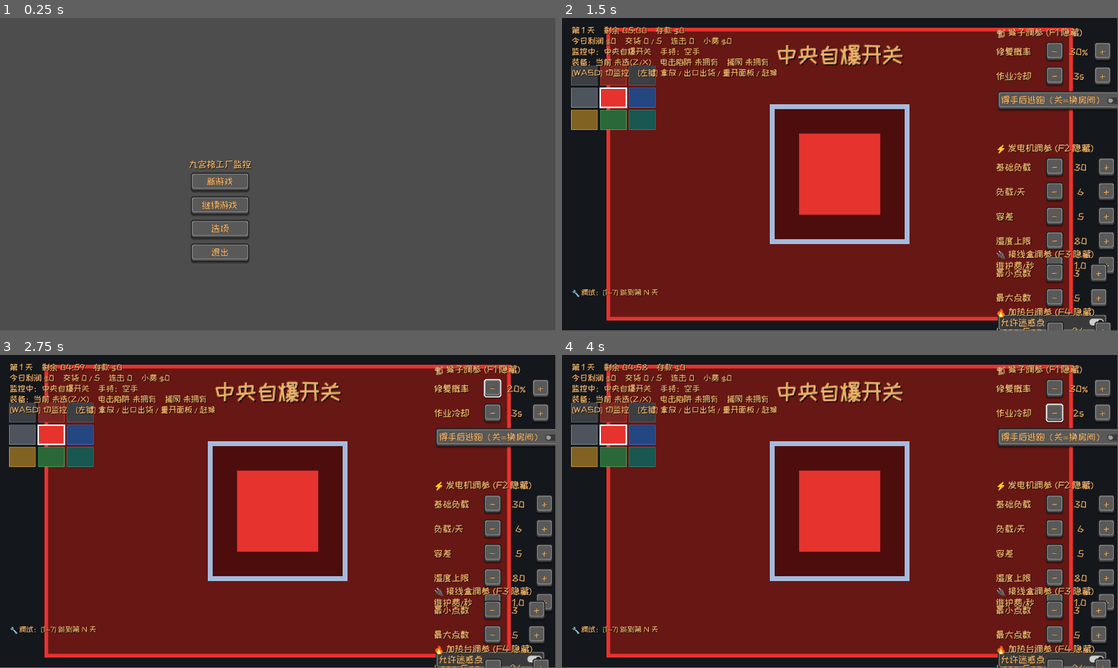
Above: before the commit, frames 1-4 (two rows, left to right).
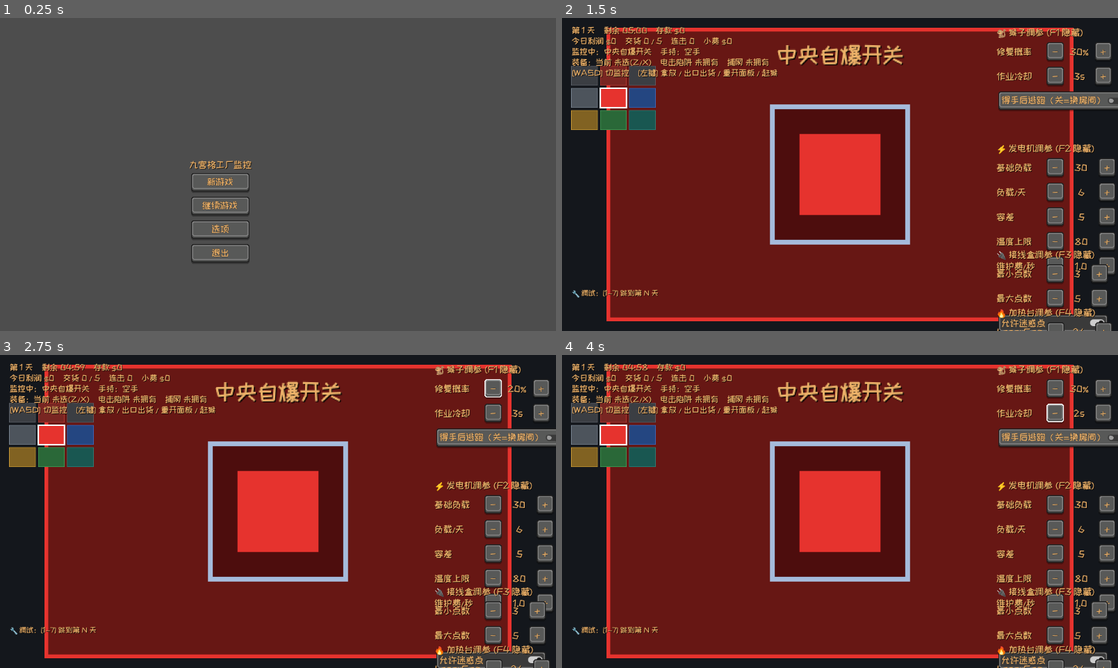
Above: after the commit, the same moments.

Repository: Zhi-Liao-jz/gamejam
Game: Godot game, scene res://scenes/menu/main_menu.tscn
The game is run twice, just before and just after one commit, with the same random seed, the same clock (stepped at 60 frames per second) and the same inputs.
Inputs:
- Up to frame 1 (0.25 s): no input
- Up to frame 2 (1.5 s): click "新游戏" at 0.5 s; click "Day 1 未通关 最高利润 $0 产品出口、三色交货点、…" at 1.25 s
- Up to frame 3 (2.75 s): click "-" at 2 s
- Up to frame 4 (4 s): click "+" at 2.75 s; click "-" at 3.5 s
In our replay, the window is 799x449 before the commit and 800x450 after it. These sizes can differ from the game's own. Grey fills any space a smaller window leaves; there, only what the larger window draws over its background counts as a difference.

The runs differ from the first frame. In frame 1, 0.9% of the frame differs, in the area x 34-46%, y 45-78%; in frame 2, 6.6%; in frame 3, 6.6%; in frame 4, 6.6%, in the area x 1-100%, y 2-100%.

Commit message:
导入素材

Diff:
--- a/assets/ui/ui_theme.tres
+++ b/assets/ui/ui_theme.tres
@@ -1,6 +1,6 @@
 [gd_resource type="Theme" format=3 uid="uid://c3xp3qp2ek4nk"]
 
-[ext_resource type="Texture2D" uid="uid://b5u63rpnise5g" path="res://assets/image/精灵-0002.png" id="1_x27uq"]
+[ext_resource type="Texture2D" uid="uid://b5u63rpnise5g" path="res://assets/image/UI.png" id="1_x27uq"]
 [ext_resource type="FontFile" uid="uid://1yty1ior031s" path="res://assets/font/ZCOOLKuaiLe-Regular.ttf" id="2_q4r4s"]
 
 [sub_resource type="StyleBoxTexture" id="StyleBoxTexture_q4r4s"]
--- a/params/gameplay/default_game_config.tres
+++ b/params/gameplay/default_game_config.tres
@@ -1,102 +1,18 @@
-[gd_resource type="Resource" script_class="GameplayConfig" load_steps=21 format=3]
+[gd_resource type="Resource" script_class="GameplayConfig" format=3 uid="uid://cksa7xmvfwvlc"]
 
-[ext_resource type="Script" path="res://scripts/resources/gameplay_config.gd" id="1_gameplay"]
-[ext_resource type="Script" path="res://scripts/resources/economy_config.gd" id="2_economy"]
-[ext_resource type="Script" path="res://scripts/resources/product_config.gd" id="3_product"]
-[ext_resource type="Script" path="res://scripts/resources/monkey_config.gd" id="4_monkey"]
-[ext_resource type="Script" path="res://scripts/resources/generator_config.gd" id="5_generator"]
-[ext_resource type="Script" path="res://scripts/resources/heater_config.gd" id="6_heater"]
-[ext_resource type="Script" path="res://scripts/resources/wiring_config.gd" id="7_wiring"]
-[ext_resource type="Script" path="res://scripts/resources/self_destruct_config.gd" id="8_self_destruct"]
-[ext_resource type="Script" path="res://scripts/resources/equipment_catalog.gd" id="9_catalog"]
-[ext_resource type="Script" path="res://scripts/resources/equipment_definition.gd" id="10_equipment"]
+[ext_resource type="Script" uid="uid://bkmnj0vty54fa" path="res://scripts/resources/gameplay_config.gd" id="1_gameplay"]
+[ext_resource type="Script" uid="uid://bc64wy5wowh75" path="res://scripts/resources/economy_config.gd" id="2_economy"]
+[ext_resource type="Script" uid="uid://kmw2gvk7kuff" path="res://scripts/resources/product_config.gd" id="3_product"]
+[ext_resource type="Script" uid="uid://c2vopctnlfl5i" path="res://scripts/resources/monkey_config.gd" id="4_monkey"]
+[ext_resource type="Script" uid="uid://vrrw3tpo7ody" path="res://scripts/resources/generator_config.gd" id="5_generator"]
+[ext_resource type="Script" uid="uid://dvahc8sy5kgbg" path="res://scripts/resources/heater_config.gd" id="6_heater"]
+[ext_resource type="Script" uid="uid://ctnl1onhtvqbq" path="res://scripts/resources/wiring_config.gd" id="7_wiring"]
+[ext_resource type="Script" uid="uid://br0yxn5rpy2ju" path="res://scripts/resources/self_destruct_config.gd" id="8_self_destruct"]
+[ext_resource type="Script" uid="uid://dfil0gmay7x0f" path="res://scripts/resources/equipment_catalog.gd" id="9_catalog"]
+[ext_resource type="Script" uid="uid://d0antoivhd2kg" path="res://scripts/resources/equipment_definition.gd" id="10_equipment"]
 
 [sub_resource type="Resource" id="EconomyConfig_default"]
 script = ExtResource("2_economy")
-day_duration = 300.0
-base_quota = 5
-quota_per_day = 2
-min_product_cost = 5
-max_product_cost = 15
-min_base_reward = 15
-max_base_reward = 40
-combo_tip_step = 2
-combo_tip_cap = 20
-
-[sub_resource type="Resource" id="ProductConfig_default"]
-script = ExtResource("3_product")
-max_waiting = 4
-slot_per_row = 4
-slot_start_x = -180.0
-slot_spacing = 90.0
-raw_unlock_day = 4
-raw_chance = 0.4
-normal_heat_time = 10.0
-overheat_heat_time = 5.0
-overheat_burn_time = 3.0
-
-[sub_resource type="Resource" id="MonkeyConfig_default"]
-script = ExtResource("4_monkey")
-first_monkey_day = 2
-max_monkeys = 3
-base_speed = 200.0
-speed_per_day = 0.06
-flee_speed_multiplier = 1.5
-base_tamper_delay = 2.0
-tamper_delay_reduce_per_day = 0.2
-min_tamper_delay = 0.8
-wander_pause_min = 0.6
-wander_pause_max = 1.8
-base_cooldown = 4.0
-cooldown_reduce_per_day = 0.5
-min_cooldown = 2.0
-repair_chance = 0.3
-recent_device_lock = 3.0
-flee_after_action = false
-spawn_rooms = Array[int]([0, 2, 8, 6])
-pitch_by_index = Array[float]([1.0, 0.92, 1.08])
-self_destruct_unlock_day = 3
-heater_unlock_day = 5
-power_unlock_day = 6
-
-[sub_resource type="Resource" id="GeneratorConfig_default"]
-script = ExtResource("5_generator")
-temp_divisor = 50.0
-temp_safe_min = 10.0
-temp_safe_max = 80.0
-tolerance = 5.0
-base_load = 30.0
-load_per_day = 6.0
-max_fuel_heat = 300.0
-fuel_add_rate = 160.0
-default_burn_rate = 0.6
-default_turbine_power = 0.5
-overload_fee = 1.0
-overheat_fee = 1.0
-shock_trap_unlock_day = 6
-
-[sub_resource type="Resource" id="HeaterConfig_default"]
-script = ExtResource("6_heater")
-laser_gap = 26.0
-mirror_factor = 1.5
-unlock_day = 4
-shock_trap_unlock_day = 5
-
-[sub_resource type="Resource" id="WiringConfig_default"]
-script = ExtResource("7_wiring")
-min_points = 3
-max_points = 5
-allow_decoy = true
-decoy_chance = 0.5
-affected_devices = Array[StringName]([&"product_exit", &"heater"])
-shock_trap_unlock_day = 6
-
-[sub_resource type="Resource" id="SelfDestructConfig_default"]
-script = ExtResource("8_self_destruct")
-countdown = 8.0
-open_cover_duration = 5.0
-press_button_duration = 1.0
-shock_trap_unlock_day = 3
 
 [sub_resource type="Resource" id="Equipment_shock_trap"]
 script = ExtResource("10_equipment")
@@ -106,7 +22,6 @@
 price = 120
 max_count = 3
 refill_interval = 30.0
-effect_duration = 0.0
 description = "安装到设备上，猴子操作时触发打断。"
 
 [sub_resource type="Resource" id="Equipment_net"]
@@ -123,7 +38,24 @@
 [sub_resource type="Resource" id="EquipmentCatalog_default"]
 script = ExtResource("9_catalog")
 items = Array[ExtResource("10_equipment")]([SubResource("Equipment_shock_trap"), SubResource("Equipment_net")])
-hud_equipment_ids = Array[int]([1, 2])
+
+[sub_resource type="Resource" id="GeneratorConfig_default"]
+script = ExtResource("5_generator")
+
+[sub_resource type="Resource" id="HeaterConfig_default"]
+script = ExtResource("6_heater")
+
+[sub_resource type="Resource" id="MonkeyConfig_default"]
+script = ExtResource("4_monkey")
+
+[sub_resource type="Resource" id="ProductConfig_default"]
+script = ExtResource("3_product")
+
+[sub_resource type="Resource" id="SelfDestructConfig_default"]
+script = ExtResource("8_self_destruct")
+
+[sub_resource type="Resource" id="WiringConfig_default"]
+script = ExtResource("7_wiring")
 
 [resource]
 script = ExtResource("1_gameplay")
--- a/project.godot
+++ b/project.godot
@@ -19,13 +19,18 @@
 
 EventBus="*res://global/event_bus.gd"
 SoundManager="*res://global/sound_manager.gd"
-GameConfig="*res://global/game_config.gd"
 Game="*res://global/game_state.gd"
 Ledger="*res://global/ledger.gd"
 MonkeyTuning="*res://global/monkey_tuning.gd"
 GeneratorTuning="*res://global/generator_tuning.gd"
 WiringTuning="*res://global/wiring_tuning.gd"
 HeaterTuning="*res://global/heater_tuning.gd"
+GameConfig="*res://global/game_config.gd"
+
+[display]
+
+window/size/mode=2
+window/stretch/mode="viewport"
 
 [gui]
 
Binary file removed: assets/animation/IDLE.png
Not shown, removed: assets/animation/IDLE.png.import
Binary file added: assets/animation/猴.png
Not shown, added: assets/animation/猴.png.import
Renamed: assets/image/精灵-0002.png -> assets/image/UI.png
Not shown, added: assets/image/UI.png.import
Binary file added: assets/image/notebook/手册.png
Not shown, added: assets/image/notebook/手册.png.import
Binary file added: assets/image/notebook/手册1.png
Not shown, added: assets/image/notebook/手册1.png.import
Binary file removed: assets/image/小猴.png
Not shown, removed: assets/image/小猴.png.import
(and 31 more such lines)
